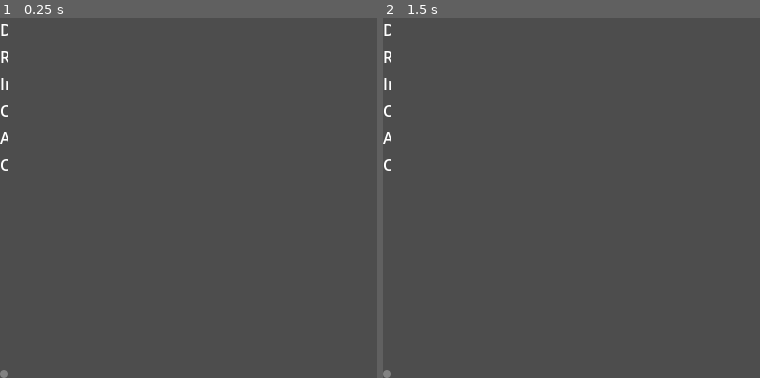
Above: before the commit, frames 1-2 (left to right).
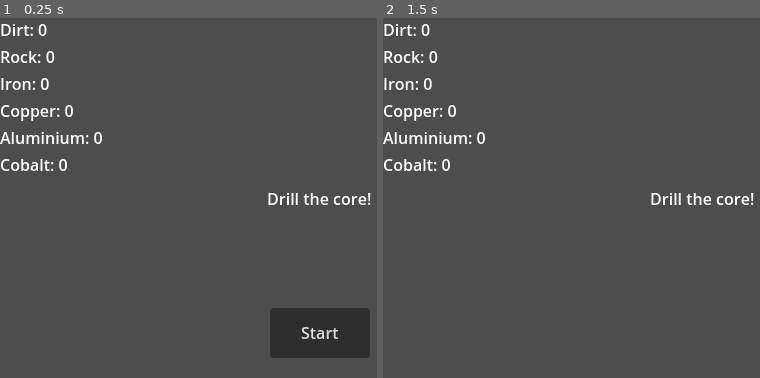
Above: after the commit, the same moments.

Repository: erenliving/UntitledDiggingGame
Game: Godot game, scene res://scenes/gui.tscn
Same seed, same stepped clock (60 frames per second), same inputs: the game is played once before the commit and once after it. This scene is started directly instead of the project's main scene.
Inputs (mouse positions are in pixels of both pictures, inside the frame that each line leads up to):
- Up to frame 1 (0.25 s): no input
- Up to frame 2 (1.5 s): click (703, 334) at 0.5 s, where only the run after the commit has a clickable "Start"; tap Enter at 1.25 s; move the mouse to (outside the picture) at 1.27 s; hold Right (right) from 1.28 s (still down)

The runs differ from the first frame. In frame 1, 5.4% of the frame differs, in the area x 0-99%, y 1-100%; in frame 2, 1.8%.

Commit message:
Add GUI controls and labels

Diff:
--- a/scenes/gui.tscn
+++ b/scenes/gui.tscn
@@ -1,13 +1,13 @@
-[gd_scene format=3 uid="uid://dul6vifv84a2o"]
+[gd_scene load_steps=2 format=3 uid="uid://dul6vifv84a2o"]
+
+[ext_resource type="Script" path="res://scripts/gui.gd" id="1_mtiic"]
 
 [node name="GUI" type="CanvasLayer"]
+script = ExtResource("1_mtiic")
 
 [node name="ScrollContainer" type="ScrollContainer" parent="."]
-anchors_preset = 9
-anchor_bottom = 1.0
-grow_vertical = 2
-size_flags_horizontal = 0
-size_flags_vertical = 4
+offset_right = 200.0
+offset_bottom = 360.0
 
 [node name="ResourcesVBox" type="VBoxContainer" parent="ScrollContainer"]
 layout_mode = 2
@@ -36,3 +36,44 @@
 [node name="Cobalt" type="Label" parent="ScrollContainer/ResourcesVBox"]
 layout_mode = 2
 text = "Cobalt: 0"
+
+[node name="StartButton" type="Button" parent="."]
+anchors_preset = 7
+anchor_left = 0.5
+anchor_top = 1.0
+anchor_right = 0.5
+anchor_bottom = 1.0
+offset_left = -50.0
+offset_top = -70.0
+offset_right = 50.0
+offset_bottom = -20.0
+grow_horizontal = 2
+grow_vertical = 0
+size_flags_horizontal = 4
+size_flags_vertical = 4
+text = "Start"
+
+[node name="Message" type="Label" parent="."]
+anchors_preset = 8
+anchor_left = 0.5
+anchor_top = 0.5
+anchor_right = 0.5
+anchor_bottom = 0.5
+offset_left = -320.0
+offset_top = -37.5
+offset_right = 320.0
+offset_bottom = 37.5
+grow_horizontal = 2
+grow_vertical = 2
+size_flags_horizontal = 4
+text = "Drill the core!"
+horizontal_alignment = 1
+vertical_alignment = 1
+autowrap_mode = 2
+
+[node name="MessageTimer" type="Timer" parent="."]
+wait_time = 2.0
+one_shot = true
+
+[connection signal="pressed" from="StartButton" to="." method="_on_start_button_pressed"]
+[connection signal="timeout" from="MessageTimer" to="." method="_on_message_timer_timeout"]
--- /dev/null
+++ b/scripts/gui.gd
@@ -0,0 +1,60 @@
+extends CanvasLayer
+
+
+signal start_game
+
+@onready var message = $Message
+@onready var message_timer = $MessageTimer
+@onready var start_button = $StartButton
+@onready var dirt = $ScrollContainer/ResourcesVBox/Dirt
+@onready var rock = $ScrollContainer/ResourcesVBox/Rock
+@onready var iron = $ScrollContainer/ResourcesVBox/Iron
+@onready var copper = $ScrollContainer/ResourcesVBox/Copper
+@onready var aluminum = $ScrollContainer/ResourcesVBox/Aluminum
+@onready var cobalt = $ScrollContainer/ResourcesVBox/Cobalt
+
+func _ready():
+	pass # Replace with function body.
+
+
+# Called every frame. 'delta' is the elapsed time since the previous frame.
+func _process(delta):
+	pass
+
+func show_message(text):
+	message.text = text
+	message.show()
+	message_timer.start()
+
+func show_level_over():
+	show_message("Level over!")
+	await message_timer.timeout
+
+	message.text = "Drill the core!"
+	message.show()
+	# Create a one shot timer and wait for it
+	await get_tree().create_timer(1.0).timeout
+	start_button.show()
+
+func update_resource(rock_type: Global.RockType, amount: int):
+	match rock_type:
+		Global.RockType.DIRT:
+			dirt.text = "Dirt: %d" % amount
+		Global.RockType.ROCK:
+			rock.text = "Rock: %d" % amount
+		Global.RockType.IRON:
+			iron.text = "Iron: %d" % amount
+		Global.RockType.COPPER:
+			copper.text = "Copper: %d" % amount
+		Global.RockType.ALUMINUM:
+			aluminum.text = "Aluminum: %d" % amount
+		Global.RockType.COBALT:
+			cobalt.text = "Cobalt: %d" % amount
+
+
+func _on_start_button_pressed():
+	start_button.hide()
+	start_game.emit()
+
+func _on_message_timer_timeout():
+	message.hide()
